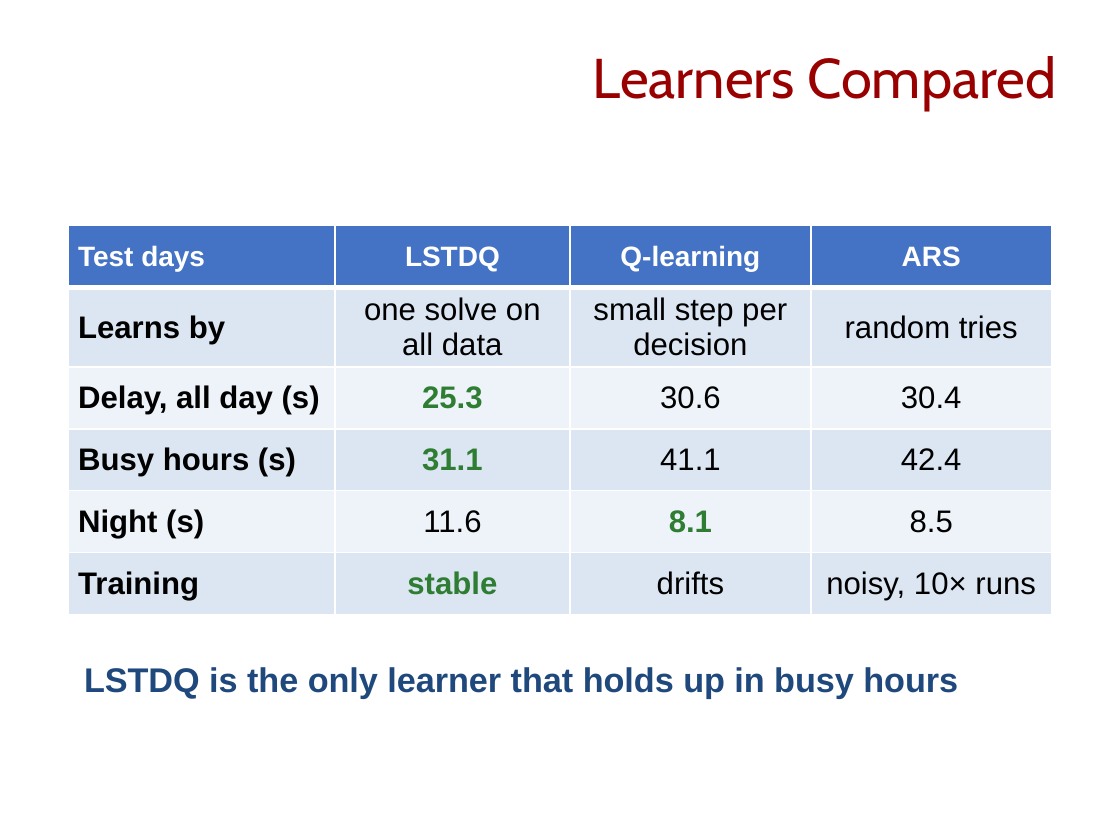
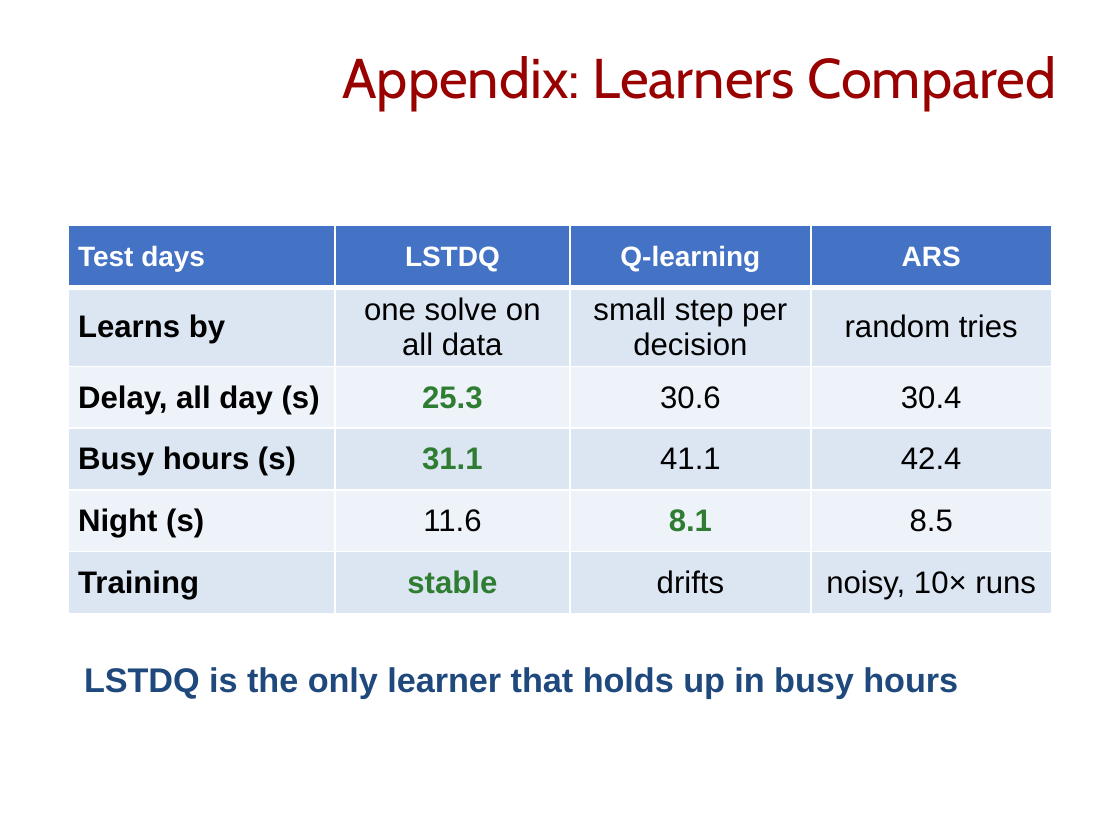
Before and after one commit to AndyMalela/gdot-dataset-conversion, a slide deck: slide 17 of presentation/final/eSocLab_MidtermTHISONE.pptx (slide 15 before the commit). Drawn at 1120x840 pixels with LibreOffice and Linux fonts; fonts in the diff are those of the drawing; background and template pictures are left out. Boxes give left, top, right and bottom in pixels: in the first picture for what was removed or moved away, otherwise in the second. Text is boxed around its words. In the diff, an @@ line names an element or a change of style, - is before the commit and + after.

```diff
--- a/presentation/final/eSocLab_MidtermTHISONE.pptx
+++ b/presentation/final/eSocLab_MidtermTHISONE.pptx
@@ text at (x1=342, y1=56, x2=1056, y2=110): text changed @@
-Learners Compared
+Appendix: Learners Compared
```
Also in this commit, not shown: 3 other slides changed, 2 slides added, 3 other files.
